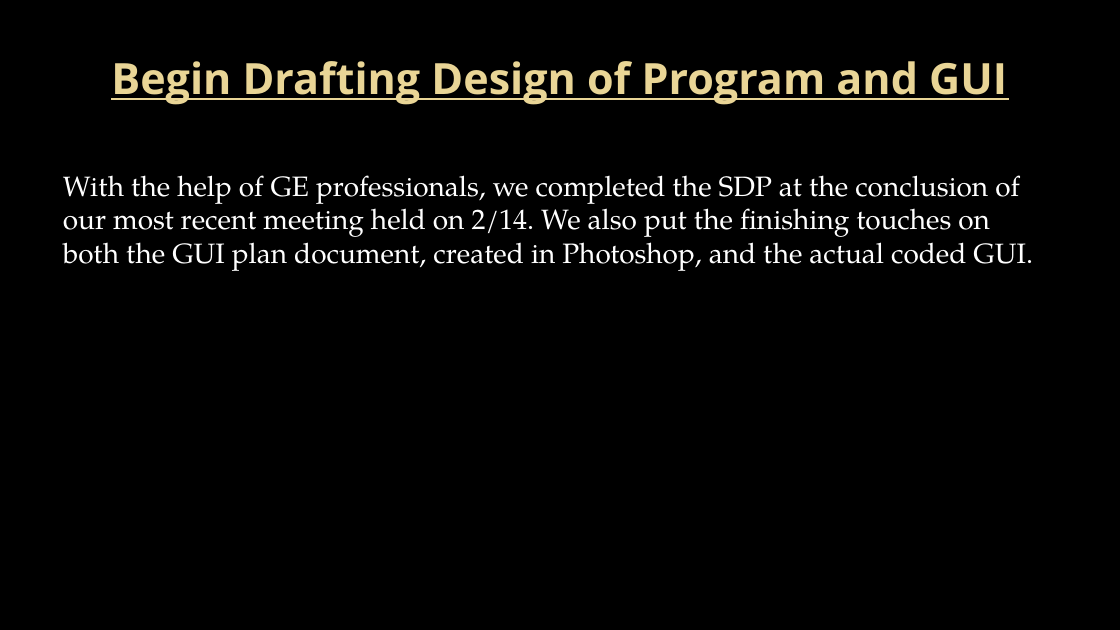
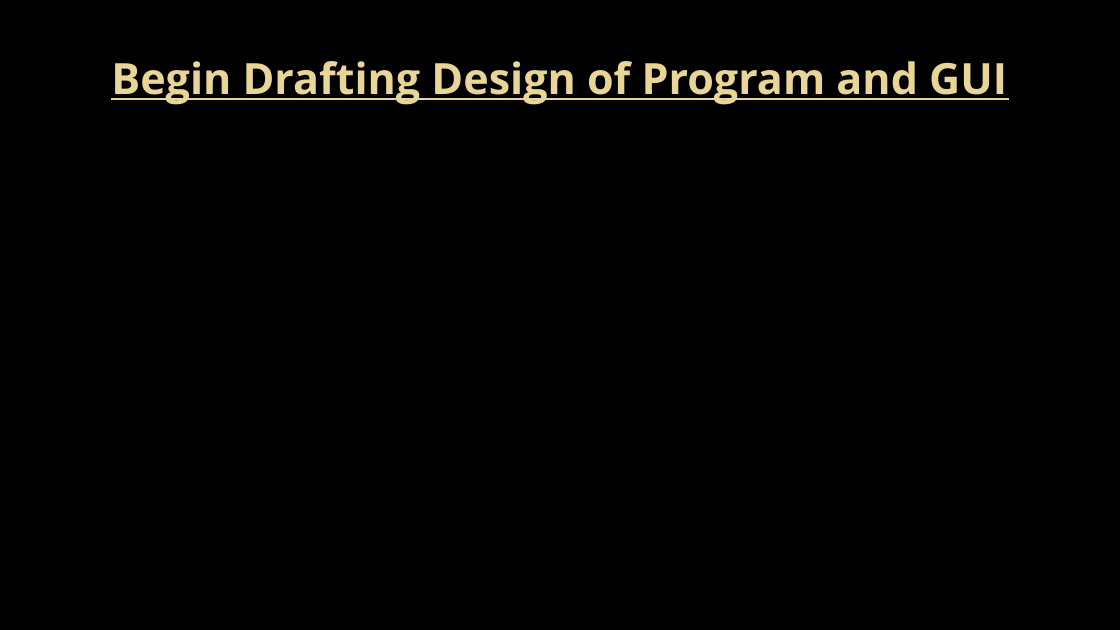
Before and after one commit to Topgun122104/SeniorProj, a slide deck: slide 10 of Documents/Presentations/Milestone 2 presentation.pptx (slide 11 before the commit). Drawn at 1120x630 pixels with LibreOffice and Linux fonts; fonts in the diff are those of the drawing; background and template pictures are left out. Boxes give left, top, right and bottom in pixels: in the first picture for what was removed or moved away, otherwise in the second. Text is boxed around its words. In the diff, an @@ line names an element or a change of style, - is before the commit and + after.

```diff
--- a/Documents/Presentations/Milestone 2 presentation.pptx
+++ b/Documents/Presentations/Milestone 2 presentation.pptx
@@ text removed at <box>63,175,1033,271</box> @@
-With the help of GE professionals, we completed the SDP at the conclusion of our most recent meeting held on 2/14. We also put the finishing touches on both the GUI plan document, created in Photoshop, and the actual coded GUI.
```
Also in this commit, not shown: 8 other slides changed, 3 slides added, 4 slides removed.
